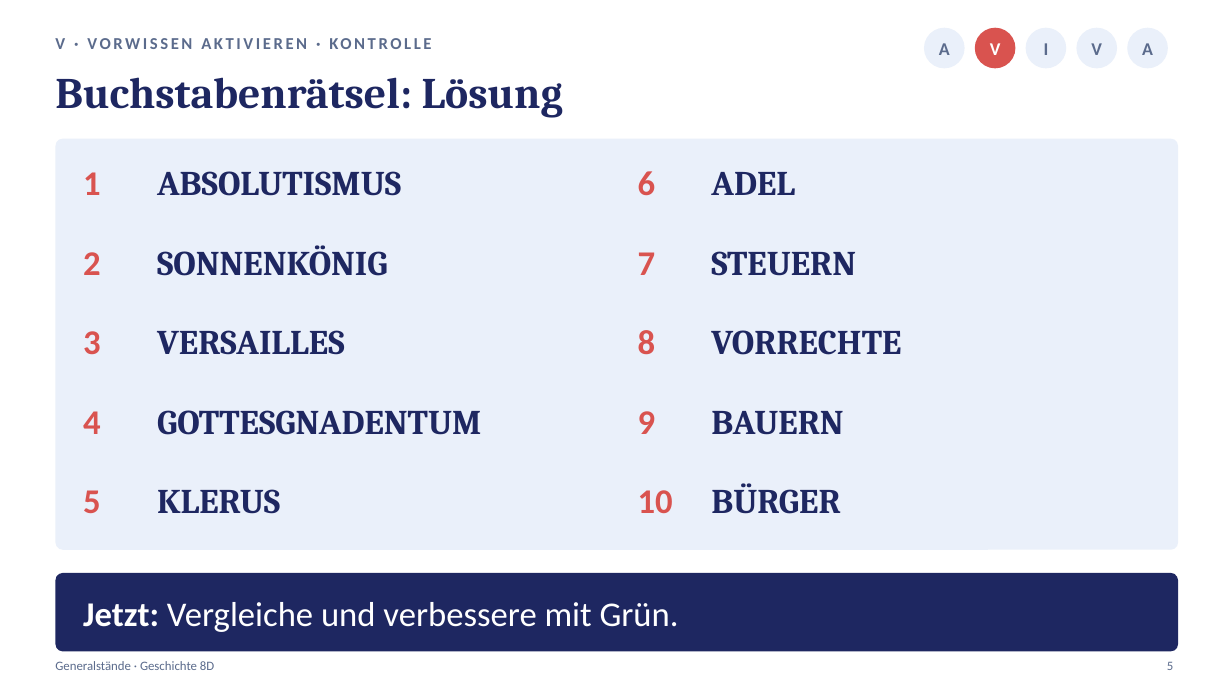
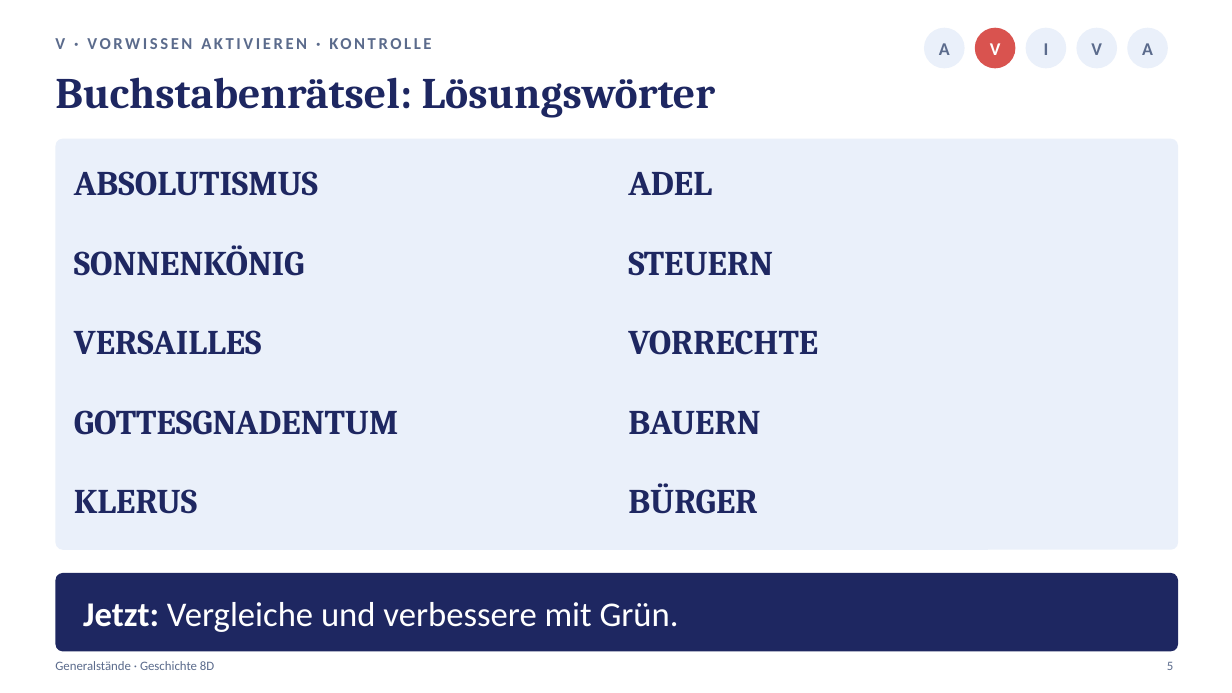
Before and after one commit to golzkonstantin-gif/Schule, a slide deck: slide 5 of Geschichte_8D/Generalstaende/Praesentation_Generalstaende_8D.pptx. Drawn at 1232x693 pixels with LibreOffice and Linux fonts; fonts in the diff are those of the drawing. Boxes give left, top, right and bottom in pixels: in the first picture for what was removed or moved away, otherwise in the second. Text is boxed around its words. In the diff, an @@ line names an element or a change of style, - is before the commit and + after.

```diff
--- a/Geschichte_8D/Generalstaende/Praesentation_Generalstaende_8D.pptx
+++ b/Geschichte_8D/Generalstaende/Praesentation_Generalstaende_8D.pptx
@@ text at box(55, 77, 715, 118): text changed @@
-Buchstabenrätsel: Lösung
+Buchstabenrätsel: Lösungswörter
@@ text "ABSOLUTISMUS": place and size @@
-text "ABSOLUTISMUS" at box(157, 171, 401, 196)
+text "ABSOLUTISMUS" at box(74, 171, 318, 196)
@@ text removed at box(83, 172, 101, 195) @@
-1
@@ text "ADEL": place and size @@
-text "ADEL" at box(711, 172, 795, 195)
+text "ADEL" at box(628, 172, 712, 195)
@@ text removed at box(638, 171, 656, 195) @@
-6
@@ text "SONNENKÖNIG": place and size @@
-text "SONNENKÖNIG" at box(157, 245, 388, 276)
+text "SONNENKÖNIG" at box(74, 245, 305, 276)
@@ text "STEUERN": place and size @@
-text "STEUERN" at box(711, 251, 856, 276)
+text "STEUERN" at box(628, 251, 773, 276)
@@ text removed at box(83, 252, 101, 275) @@
-2
@@ text removed at box(638, 252, 656, 275) @@
-7
@@ text "VERSAILLES": place and size @@
-text "VERSAILLES" at box(157, 330, 345, 355)
+text "VERSAILLES" at box(74, 330, 262, 355)
@@ text "VORRECHTE": place and size @@
-text "VORRECHTE" at box(711, 330, 901, 355)
+text "VORRECHTE" at box(628, 330, 818, 355)
@@ text removed at box(83, 331, 101, 354) @@
-3
@@ text removed at box(638, 330, 656, 354) @@
-8
@@ text "GOTTESGNADENTUM": place and size @@
-text "GOTTESGNADENTUM" at box(157, 410, 481, 435)
+text "GOTTESGNADENTUM" at box(74, 410, 398, 435)
@@ text "BAUERN": place and size @@
-text "BAUERN" at box(711, 411, 843, 435)
+text "BAUERN" at box(628, 411, 760, 435)
@@ text removed at box(83, 411, 101, 434) @@
-4
@@ text removed at box(638, 411, 656, 434) @@
-9
@@ text "KLERUS": place and size @@
-text "KLERUS" at box(157, 489, 280, 514)
+text "KLERUS" at box(74, 489, 197, 514)
@@ text "BÜRGER": place and size @@
-text "BÜRGER" at box(711, 483, 840, 514)
+text "BÜRGER" at box(628, 483, 757, 514)
@@ text removed at box(83, 490, 101, 513) @@
-5
@@ text removed at box(638, 490, 673, 513) @@
-10
```
Also in this commit, not shown: 1 other slide changed, 8 other files.
